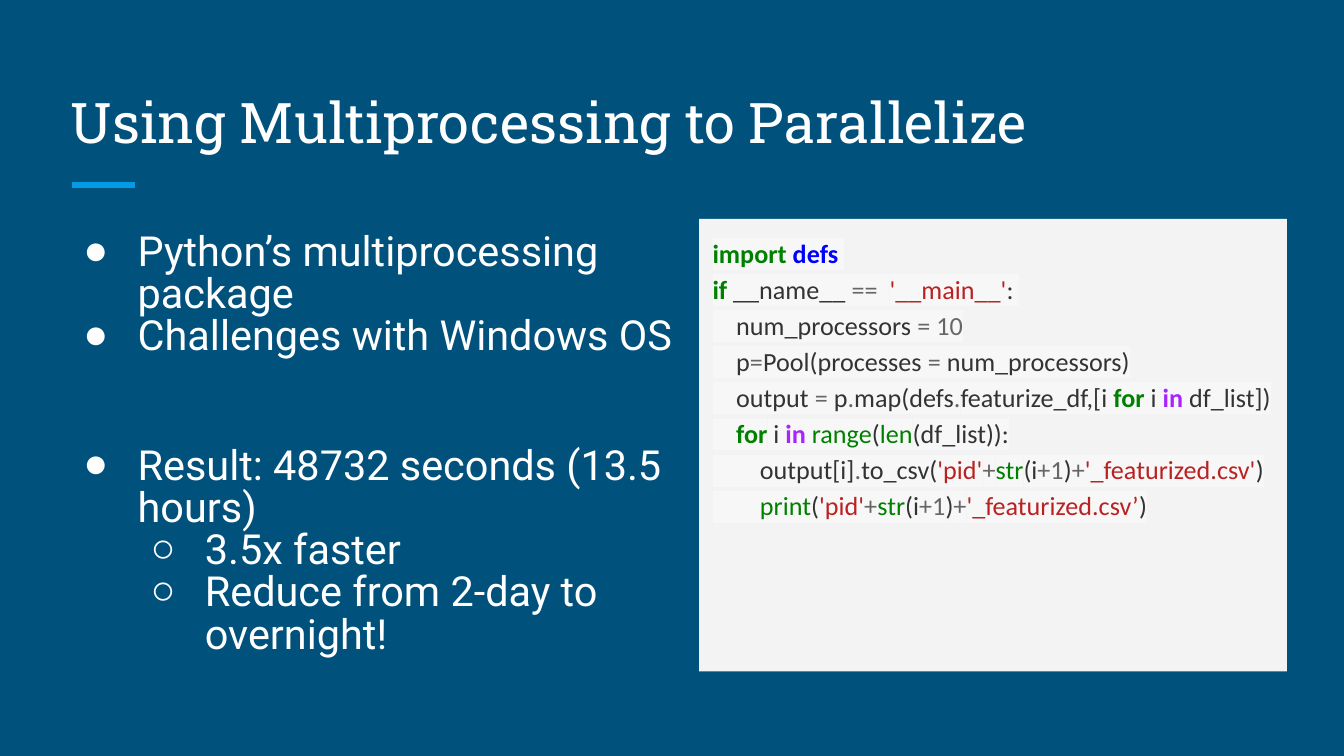
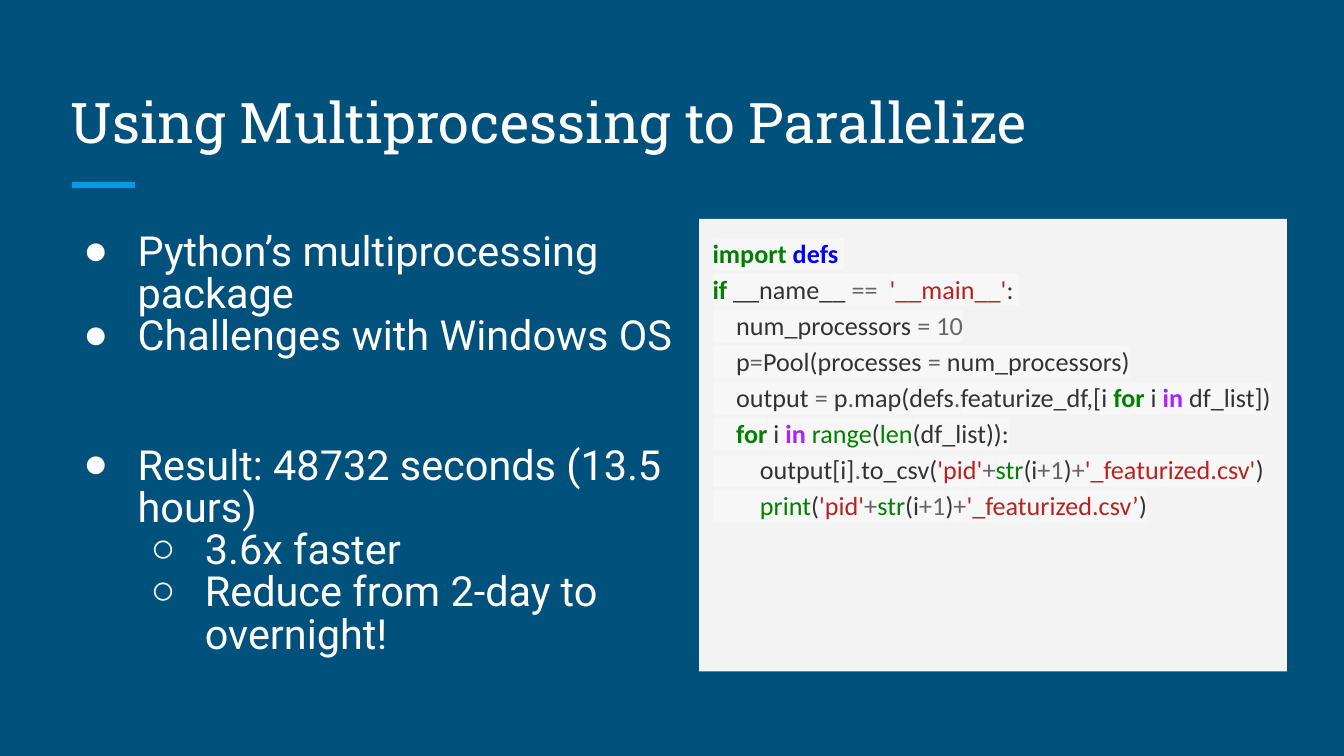
Before and after one commit to gracetang770/Capstone2_Detecting_Heavy_Drinking, a slide deck: slide 10 of Capstone_2_Final_Presentation.pptx. Drawn at 1344x756 pixels with LibreOffice and Linux fonts; fonts in the diff are those of the drawing. Boxes give left, top, right and bottom in pixels: in the first picture for what was removed or moved away, otherwise in the second. Text is boxed around its words. In the diff, an @@ line names an element or a change of style, - is before the commit and + after.

```diff
--- a/Capstone_2_Final_Presentation.pptx
+++ b/Capstone_2_Final_Presentation.pptx
@@ text at <box>205,526,401,575</box>: text changed @@
-  ○ 3.5x faster
+  ○ 3.6x faster
```
Also in this commit, not shown: 3 other slides changed, 1 other file.
